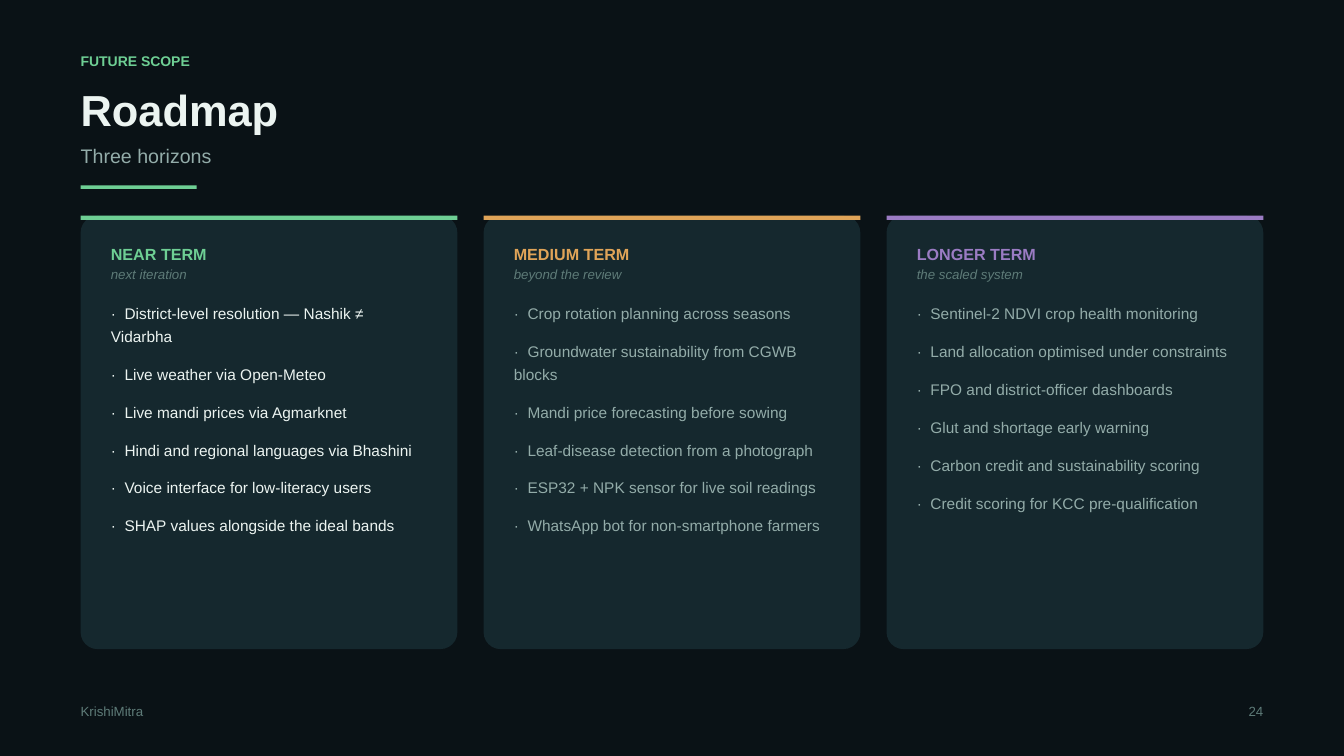
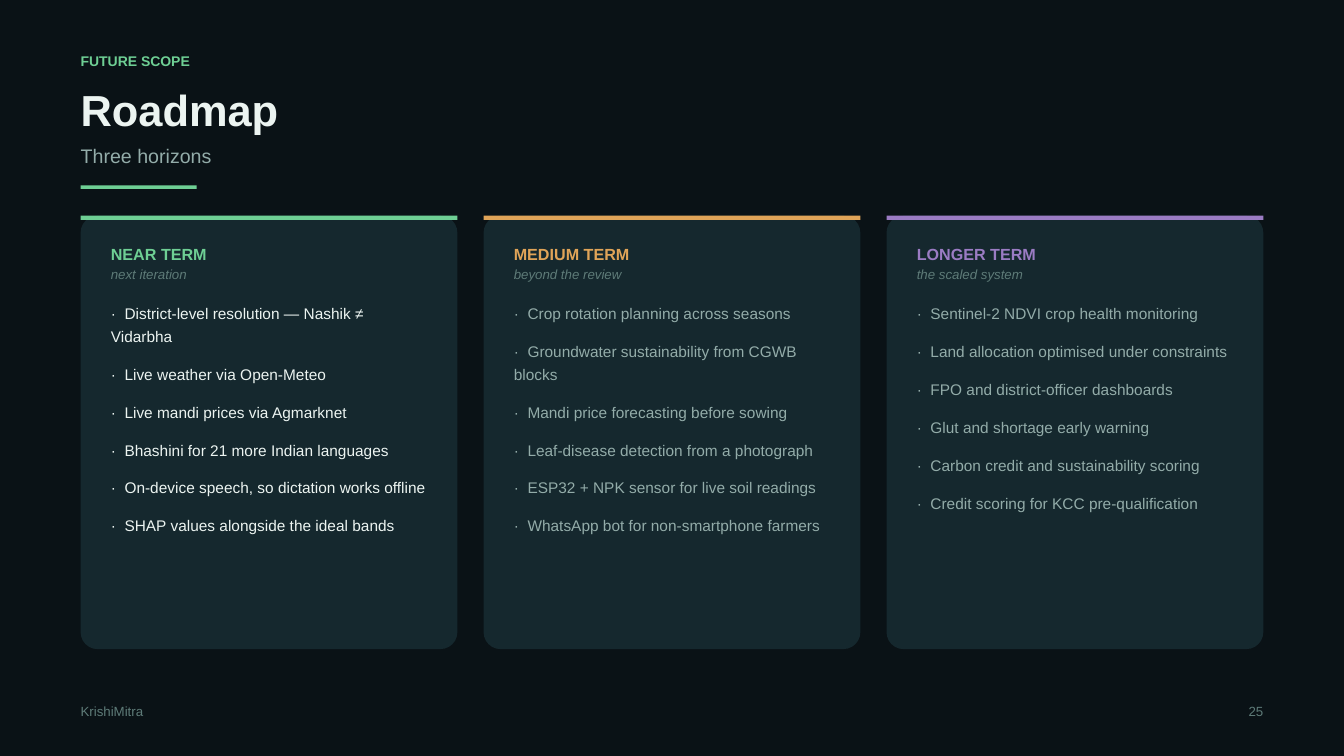
Before and after one commit to RatnamOjha/cerealia, a slide deck: slide 26 of docs/KrishiMitra_Project_Review.pptx (slide 25 before the commit). Drawn at 1344x756 pixels with LibreOffice and Linux fonts; fonts in the diff are those of the drawing. Boxes give left, top, right and bottom in pixels: in the first picture for what was removed or moved away, otherwise in the second. Text is boxed around its words. In the diff, an @@ line names an element or a change of style, - is before the commit and + after.

```diff
--- a/docs/KrishiMitra_Project_Review.pptx
+++ b/docs/KrishiMitra_Project_Review.pptx
@@ text at (125, 445, 425, 496): text changed @@
-· Hindi and regional languages via Bhashini
-· Voice interface for low-literacy users
+· Bhashini for 21 more Indian languages
+· On-device speech, so dictation works offline
@@ text at (1249, 707, 1264, 716): text changed @@
-24
+25
```
Also in this commit, not shown: 11 other slides changed, 1 slide added, 13 other files.
